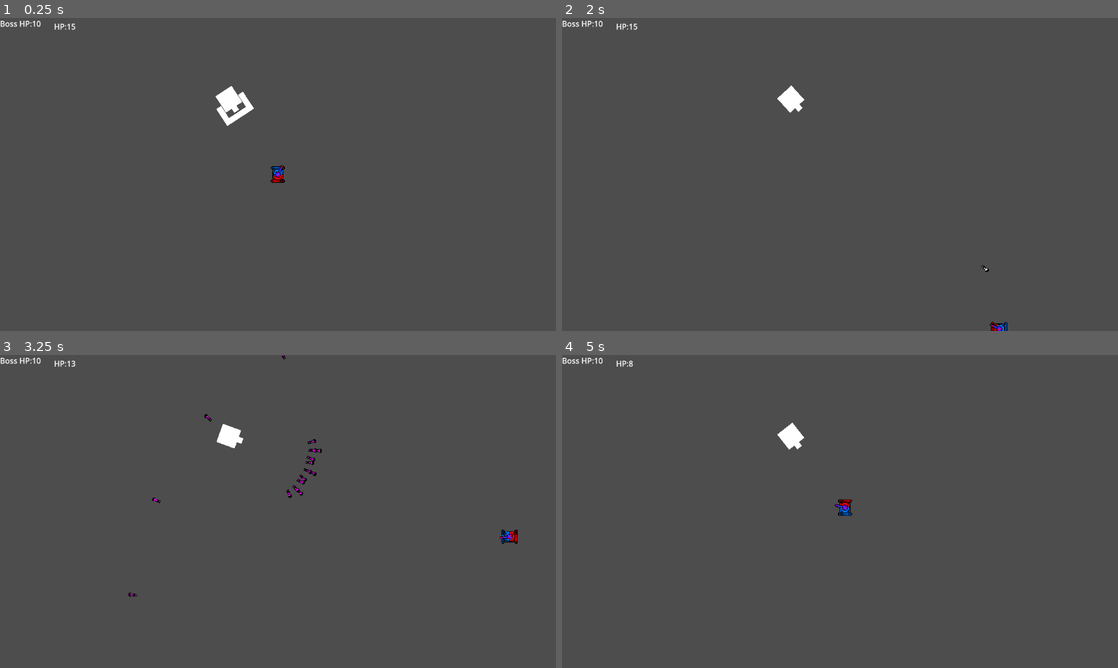
Above: before the commit, frames 1-4 (two rows, left to right).
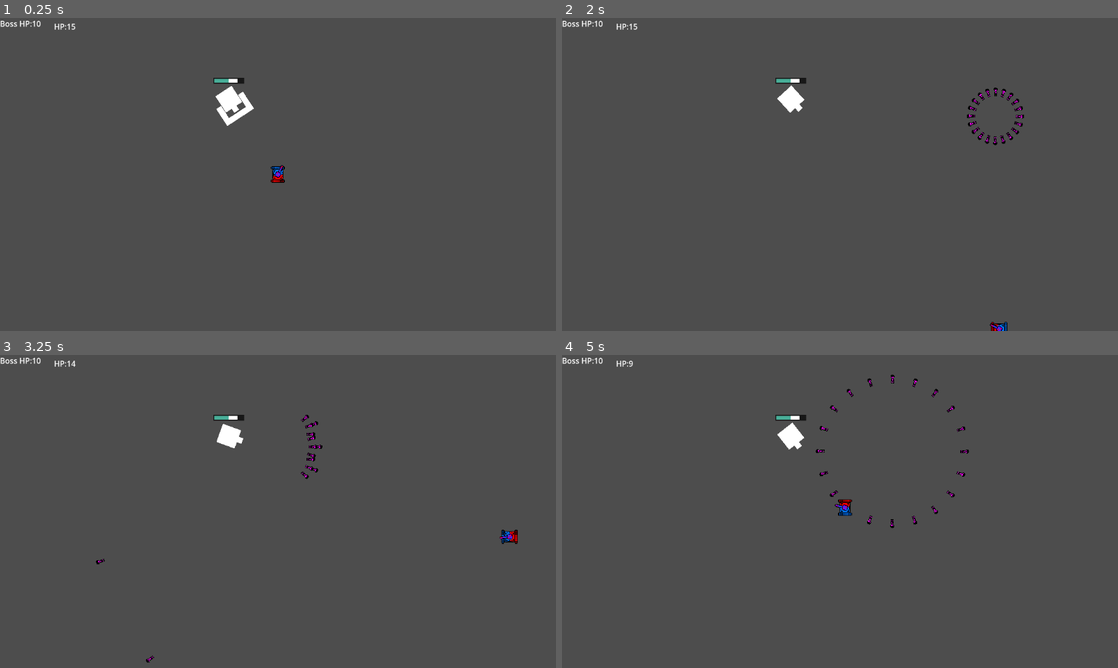
Above: after the commit, the same moments.

Repository: ConquestM/TANKG
Game: Godot game, scene res://Level.tscn
The game is run twice, just before and just after one commit, with the same random seed, the same clock (stepped at 60 frames per second) and the same inputs.
Inputs (mouse positions are in pixels of both pictures, inside the frame that each line leads up to):
- Up to frame 1 (0.25 s): no input
- Up to frame 2 (2 s): tap Enter at 0.5 s; move the mouse to (962, 158) at 0.52 s; hold Right (ui_right) 0.53-1.28 s; hold Shift (dash) 0.53-1.28 s; move the mouse to (728, 190) at 1.27 s; hold Down (ui_down) from 1.28 s (still down); tap Shift (dash) at 1.35 s
- Up to frame 3 (3.25 s): move the mouse to (333, 442) at 2.02 s; release Down (ui_down) at 2.03 s; hold Right (ui_right) 2.03-2.78 s; hold Shift (dash) 2.03-2.78 s; move the mouse to (250, 574) at 2.77 s; hold Up (ui_up) from 2.78 s (still down); tap Shift (dash) at 2.85 s
- Up to frame 4 (5 s): move the mouse to (1006, 558) at 3.52 s; release Up (ui_up) at 3.53 s; hold Shift (dash) 3.53-4.28 s; hold Left (ui_left) from 3.53 s (still down); move the mouse to (673, 464) at 4.27 s; tap Shift (dash) at 4.35 s

The runs differ from the first frame. In frame 1, 0.1% of the frame differs, in the area x 38-44%, y 19-21%; in frame 2, 0.4%; in frame 3, 0.5%, in the area x 12-58%, y 0-99%; in frame 4, 0.4%.

Commit message:
Added progress bar and reworked the bosses the make the healthbar work

Diff:
--- a/BOss1.tscn
+++ b/BOss1.tscn
@@ -1,8 +1,9 @@
-[gd_scene load_steps=6 format=3 uid="uid://c27rlmxl5mmbk"]
+[gd_scene load_steps=7 format=3 uid="uid://c27rlmxl5mmbk"]
 
 [ext_resource type="PackedScene" uid="uid://ccuc8cahwt677" path="res://Bullet.tscn" id="1_8u0ge"]
 [ext_resource type="PackedScene" uid="uid://bjmfaw432i8kw" path="res://Megabullet.tscn" id="1_x7p21"]
 [ext_resource type="PackedScene" uid="uid://5n06yjpop12k" path="res://OPen_Shield1.tscn" id="2_t2cd4"]
+[ext_resource type="PackedScene" uid="uid://blfh21paqm1mx" path="res://Healthbar.tscn" id="4_cganh"]
 
 [sub_resource type="GDScript" id="GDScript_ifhia"]
 resource_name = "BOss_script"
@@ -10,96 +11,105 @@
 @export var megabullet_scene: PackedScene
 @export var bullet_scene: PackedScene
 
+@export var firetimer:Node
+
 var Attack = 0
 
 func _ready():
-	$Firetimer.start()
+	firetimer.start()
 
 func _process(_delta):
-	look_at(get_node(\"/root/Map/Player\").global_position)
+	$CollisionShape2D.look_at(get_node(\"/root/Map/Player\").global_position)
 
 
 func _on_firetimer_timeout():
 	if Attack < 1:
 		var bullet = bullet_scene.instantiate()
-		bullet.global_position = $BOss_bullet_spawn.global_position
+		bullet.global_position = $CollisionShape2D/Boss_bullet_spawn.global_position
 		bullet.rotation = global_rotation
 		add_sibling(bullet)
-		$Area2D.set_visible(false)
-		$Area2D/Hitbox.disabled = true
-		$Firetimer.start()
-		$Weaktimer.start()
+		$CollisionShape2D/Area2D.set_visible(false)
+		$CollisionShape2D/Area2D/Hitbox.disabled = true
+		$CollisionShape2D/Firetimer.start()
+		$CollisionShape2D/Weaktimer.start()
 		Attack +=1
 	else:
 		var megabullet = megabullet_scene.instantiate()
-		megabullet.global_position = $BOss_bullet_spawn.global_position
+		megabullet.global_position = $CollisionShape2D/Boss_bullet_spawn.global_position
 		megabullet.rotation = global_rotation
 		add_sibling(megabullet)
 		var megabullet2 = megabullet_scene.instantiate()
-		megabullet2.global_position = $BOss_bullet_spawn.global_position
+		megabullet2.global_position = $CollisionShape2D/Boss_bullet_spawn.global_position
 		megabullet2.rotation = global_rotation+170
 		add_sibling(megabullet2)
 		var megabullet3 = megabullet_scene.instantiate()
-		megabullet3.global_position = $BOss_bullet_spawn.global_position
+		megabullet3.global_position = $CollisionShape2D/Boss_bullet_spawn.global_position
 		megabullet3.rotation = global_rotation-170
 		add_sibling(megabullet3)
 
-		$Area2D.set_visible(false)
-		$Area2D/Hitbox.disabled = true
-		$Firetimer.start()
-		$Weaktimer.start()
+		$CollisionShape2D/Area2D.set_visible(false)
+		$CollisionShape2D/Area2D/Hitbox.disabled = true
+		$CollisionShape2D/Firetimer.start()
+		$CollisionShape2D/Weaktimer.start()
 		Attack = 0
 func _on_weaktimer_timeout():
-	$Area2D.set_visible(true)
-	$Area2D/Hitbox.disabled = false
+	$CollisionShape2D/Area2D.set_visible(true)
+	$CollisionShape2D/Area2D/Hitbox.disabled = false
 "
 
 [sub_resource type="CircleShape2D" id="CircleShape2D_4ioo3"]
 radius = 11.7047
 
-[node name="Bossbody" type="CharacterBody2D"]
+[node name="Bossbody" type="CharacterBody2D" node_paths=PackedStringArray("firetimer")]
 script = SubResource("GDScript_ifhia")
 megabullet_scene = ExtResource("1_x7p21")
 bullet_scene = ExtResource("1_8u0ge")
+firetimer = NodePath("CollisionShape2D/Firetimer")
 
-[node name="Area2D" parent="." instance=ExtResource("2_t2cd4")]
+[node name="CollisionShape2D" type="CollisionShape2D" parent="."]
+shape = SubResource("CircleShape2D_4ioo3")
+metadata/Boss = true
+
+[node name="Area2D" parent="CollisionShape2D" instance=ExtResource("2_t2cd4")]
 position = Vector2(18, 0)
 rotation = -1.5708
 scale = Vector2(1.5, 1.5)
 
-[node name="ColorRect" type="ColorRect" parent="."]
+[node name="ColorRect" type="ColorRect" parent="CollisionShape2D"]
 offset_left = -10.0
 offset_top = -10.0
 offset_right = 10.0
 offset_bottom = 10.0
 metadata/_edit_use_anchors_ = true
 
-[node name="ColorRect2" type="ColorRect" parent="."]
+[node name="ColorRect2" type="ColorRect" parent="CollisionShape2D"]
 offset_left = 9.0
 offset_top = -3.0
 offset_right = 15.0
 offset_bottom = 3.0
 
-[node name="Firetimer" type="Timer" parent="."]
+[node name="Firetimer" type="Timer" parent="CollisionShape2D"]
 wait_time = 1.5
 
-[node name="BOss_bullet_spawn" type="Node2D" parent="."]
+[node name="Boss_bullet_spawn" type="Node2D" parent="CollisionShape2D"]
 position = Vector2(27, 0)
 
-[node name="CollisionShape2D" type="CollisionShape2D" parent="."]
+[node name="Weaktimer" type="Timer" parent="CollisionShape2D"]
+wait_time = 0.6
+one_shot = true
+
+[node name="Area2D2" type="Area2D" parent="CollisionShape2D"]
+metadata/Boss = true
+
+[node name="CollisionShape2D" type="CollisionShape2D" parent="CollisionShape2D/Area2D2"]
 shape = SubResource("CircleShape2D_4ioo3")
 metadata/Boss = true
 
-[node name="Weaktimer" type="Timer" parent="."]
-wait_time = 0.6
-one_shot = true
+[node name="Healthbar" parent="." instance=ExtResource("4_cganh")]
+offset_left = -15.0
+offset_top = -21.0
+offset_right = 15.0
+offset_bottom = -17.0
 
-[node name="Area2D2" type="Area2D" parent="."]
-metadata/Boss = true
-
-[node name="CollisionShape2D" type="CollisionShape2D" parent="Area2D2"]
-shape = SubResource("CircleShape2D_4ioo3")
-metadata/Boss = true
-
-[connection signal="timeout" from="Firetimer" to="." method="_on_firetimer_timeout"]
-[connection signal="timeout" from="Weaktimer" to="." method="_on_weaktimer_timeout"]
+[connection signal="timeout" from="CollisionShape2D/Firetimer" to="." method="_on_firetimer_timeout"]
+[connection signal="timeout" from="CollisionShape2D/Weaktimer" to="." method="_on_weaktimer_timeout"]
--- a/Bossbulletdetonatehitbox.tscn
+++ b/Bossbulletdetonatehitbox.tscn
@@ -1,6 +1,6 @@
 [gd_scene load_steps=3 format=3 uid="uid://dwom1o4jxhxmo"]
 
-[ext_resource type="Script" path="res://Bossbullethitbox.gd" id="1_d0sy7"]
+[ext_resource type="Script" path="res://scripts/bossbullethitbox.gd" id="1_d0sy7"]
 
 [sub_resource type="RectangleShape2D" id="RectangleShape2D_fjwph"]
 size = Vector2(473, 3)
--- /dev/null
+++ b/Healthbar.tscn
@@ -0,0 +1,49 @@
+[gd_scene load_steps=6 format=3 uid="uid://blfh21paqm1mx"]
+
+[ext_resource type="Script" path="res://scripts/healthbar.gd" id="1_05dqy"]
+
+[sub_resource type="StyleBoxEmpty" id="StyleBoxEmpty_mxe6r"]
+
+[sub_resource type="StyleBoxFlat" id="StyleBoxFlat_0uscm"]
+bg_color = Color(0.282353, 0.682353, 0.596078, 1)
+
+[sub_resource type="StyleBoxFlat" id="StyleBoxFlat_31fbg"]
+bg_color = Color(0.0901961, 0.0901961, 0.0901961, 1)
+expand_margin_left = 1.0
+expand_margin_top = 1.0
+expand_margin_right = 1.0
+expand_margin_bottom = 1.0
+shadow_color = Color(0, 0, 0, 0.27451)
+shadow_offset = Vector2(2.08165e-12, 1)
+
+[sub_resource type="StyleBoxFlat" id="StyleBoxFlat_ge2t6"]
+bg_color = Color(1, 1, 1, 1)
+
+[node name="Healthbar" type="ProgressBar"]
+z_index = 1
+offset_right = 240.0
+offset_bottom = 4.0
+theme_override_styles/background = SubResource("StyleBoxEmpty_mxe6r")
+theme_override_styles/fill = SubResource("StyleBoxFlat_0uscm")
+value = 50.0
+show_percentage = false
+script = ExtResource("1_05dqy")
+
+[node name="Damagebar" type="ProgressBar" parent="."]
+z_index = -1
+layout_mode = 1
+anchors_preset = 15
+anchor_right = 1.0
+anchor_bottom = 1.0
+grow_horizontal = 2
+grow_vertical = 2
+theme_override_styles/background = SubResource("StyleBoxFlat_31fbg")
+theme_override_styles/fill = SubResource("StyleBoxFlat_ge2t6")
+value = 80.0
+show_percentage = false
+
+[node name="Timer" type="Timer" parent="."]
+wait_time = 0.4
+one_shot = true
+
+[connection signal="timeout" from="Timer" to="." method="_on_timer_timeout"]
--- a/Level.tscn
+++ b/Level.tscn
@@ -1,6 +1,6 @@
 [gd_scene load_steps=5 format=3 uid="uid://din3nn61eqs63"]
 
-[ext_resource type="Script" path="res://scripts/UI.gd" id="1_lcthp"]
+[ext_resource type="Script" path="res://scripts/ui.gd" id="1_lcthp"]
 [ext_resource type="PackedScene" uid="uid://c27rlmxl5mmbk" path="res://Boss1.tscn" id="2_17prt"]
 [ext_resource type="PackedScene" uid="uid://cou1mvn4ls013" path="res://Player.tscn" id="3_j6vdm"]
 [ext_resource type="PackedScene" uid="uid://btij6l30ipepu" path="res://Turret.tscn" id="4_4wdna"]
--- a/Megabullet.tscn
+++ b/Megabullet.tscn
@@ -1,6 +1,6 @@
 [gd_scene load_steps=5 format=3 uid="uid://bjmfaw432i8kw"]
 
-[ext_resource type="Script" path="res://scripts/Megabullet.gd" id="1_p0t58"]
+[ext_resource type="Script" path="res://scripts/megabullet.gd" id="1_p0t58"]
 [ext_resource type="PackedScene" uid="uid://507dapfpwiru" path="res://Megabullet2.tscn" id="2_la4uu"]
 [ext_resource type="Texture2D" uid="uid://daf3wndrrrwd3" path="res://assets/frame0001.png" id="3_4q58g"]
 
--- a/Megabullet2.tscn
+++ b/Megabullet2.tscn
@@ -1,6 +1,6 @@
 [gd_scene load_steps=4 format=3 uid="uid://507dapfpwiru"]
 
-[ext_resource type="Script" path="res://scripts/Megabullet2.gd" id="1_twt8x"]
+[ext_resource type="Script" path="res://scripts/megabullet2.gd" id="1_k7a2r"]
 [ext_resource type="Texture2D" uid="uid://daf3wndrrrwd3" path="res://assets/frame0001.png" id="2_dmcl5"]
 
 [sub_resource type="RectangleShape2D" id="RectangleShape2D_qa21a"]
@@ -8,7 +8,7 @@
 
 [node name="Megabulletb" type="Area2D"]
 modulate = Color(1, 0, 1, 1)
-script = ExtResource("1_twt8x")
+script = ExtResource("1_k7a2r")
 
 [node name="CollisionShape2D" type="CollisionShape2D" parent="."]
 position = Vector2(-1.75, 0.5)
--- a/Megabulletb.tscn
+++ b/Megabulletb.tscn
@@ -1,6 +1,6 @@
 [gd_scene load_steps=5 format=3 uid="uid://dqqoe1p0y1ann"]
 
-[ext_resource type="Script" path="res://scripts/Megabulletb.gd" id="1_25ee0"]
+[ext_resource type="Script" path="res://scripts/megabulletb.gd" id="1_25ee0"]
 [ext_resource type="PackedScene" uid="uid://bjmfaw432i8kw" path="res://Megabullet.tscn" id="2_5yol7"]
 [ext_resource type="Texture2D" uid="uid://daf3wndrrrwd3" path="res://assets/frame0001.png" id="3_3makt"]
 
--- /dev/null
+++ b/scripts/healthbar.gd
@@ -0,0 +1,32 @@
+extends ProgressBar
+
+@onready var timer = $Timer
+@onready var damagebar = $Damagebar
+var health = 0 : set = _set_health
+
+func _set_health(new_health):
+	var prev_health = health
+	health = min(max_value, new_health)
+	value = health
+
+	if health <= 0:
+		queue_free()
+
+	if health < prev_health:
+		timer.start()
+	else:
+		damagebar.value = health
+
+
+func init_health(_health):
+	health = _health
+	max_value = health
+	value = health
+	damagebar.max_value = health
+	damagebar.value = health
+
+func _on_timer_timeout():
+	damagebar.value = health
+
+func _process(delta):
+	rotation = 0
Renamed: Bossbullethitbox.gd -> scripts/bossbullethitbox.gd
